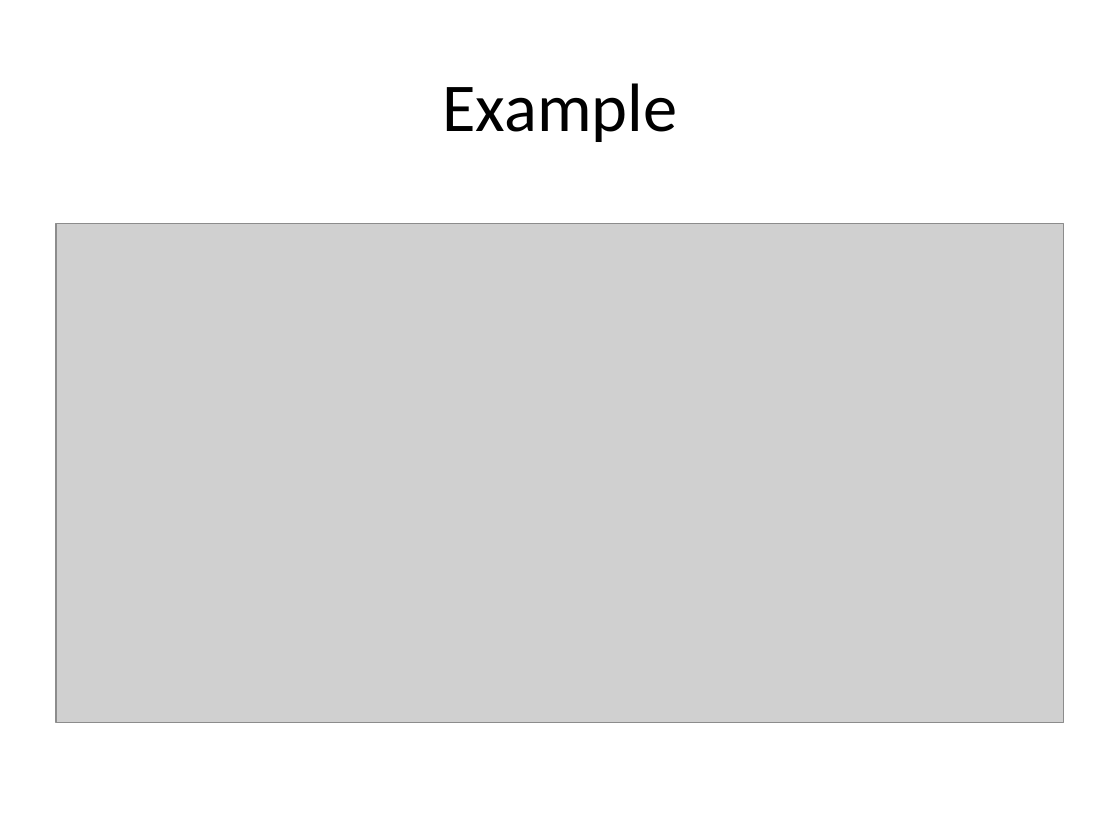
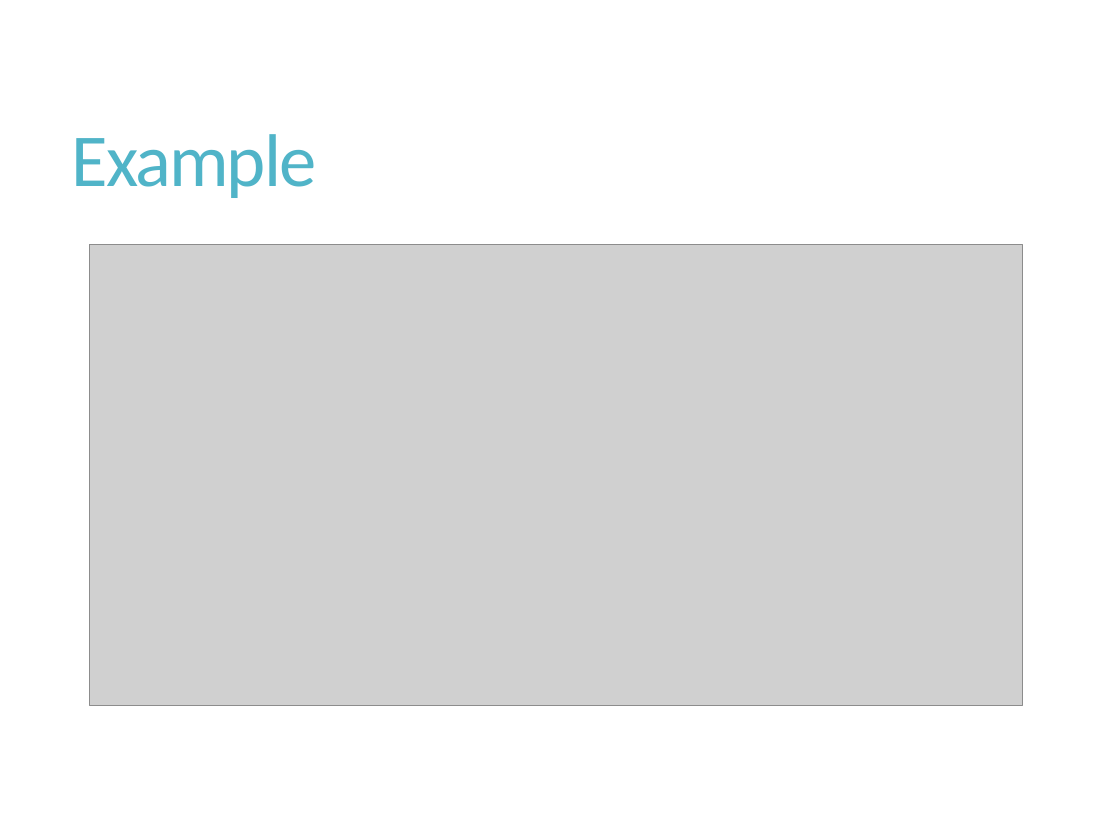
Before and after one commit to arassadin/image-compression-benchmarking, a slide deck: slide 13 of Image Compression with Neural Networks.pptx. Drawn at 1120x840 pixels with LibreOffice and Linux fonts; fonts in the diff are those of the drawing; grey boxes stand for pictures. Boxes give left, top, right and bottom in pixels: in the first picture for what was removed or moved away, otherwise in the second. Text is boxed around its words. In the diff, an @@ line names an element or a change of style, - is before the commit and + after.

Commit message:
Change design of presentation

```diff
--- a/Image Compression with Neural Networks.pptx
+++ b/Image Compression with Neural Networks.pptx
@@ title "Example": place and size @@
-title "Example" at (442,83,677,142)
+title "Example" at (72,134,317,198)
@@ title "Example" at (72,134,317,198): size 44 to 48 pt, text colour #000000 to #50B4C8, letter spacing 0 to -1.2 pt; alignment centre to left; line spacing 1 to 0.9 @@
@@ picture: place and size @@
-picture at (56,224,1064,722)
+picture at (90,244,1023,706)
```
Also in this commit, not shown: 13 other slides changed, 1 slide added, 1 slide removed.
